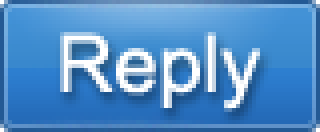
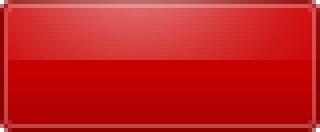
Layered file, before and after one edit (320 x 132). Changes by layer:
hid "Reply", painted on it over [56, 28, 260, 112]
added layer "Blick" (screen, 55%) above "Blue" over [8, 0, 320, 60]
renamed "图层 3" to "Blue", hid it over [0, 0, 320, 132]
removed layer "图层 2" over [4, 0, 312, 132]
added layer "Red" above "Green" over [0, 0, 320, 132]
added layer "Green" above "Orange" over [0, 0, 320, 132]
added layer "Orange" above "Purple" over [0, 0, 320, 132]
added layer "Purple" over [0, 0, 320, 132]
